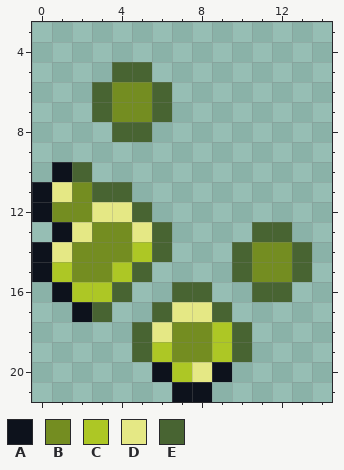
Pixel-art sprite: lootplot.juice/assets/slot_visuals/sticky_slot_visual_final.png. The picture above was drawn from the file before the commit.
The file is 22x22 pixels. Shown: x 0..14, y 3..21.
Palette (. is transparent): A #0d121c  B #748d21  C #adc725  D #e5e885  E #486432
Pixels before, first column x 0:
 5 ....EE........
 6 ...EBBE.......
 7 ...EBBE.......
 8 ....EE........
 9 ..............
10 .AE...........
11 ADBEE.........
12 ABBDDE........
13 .ADBBDE....EE.
14 ADBBBCE...EBBE
15 ACBBCE....EBBE
16 .ACCE..EE..EE.
17 ..AE..EDDE....
18 .....EDBBCE...
19 .....ECBBCE...
20 ......ACDA....
21 .......AA.....
And afterwards:
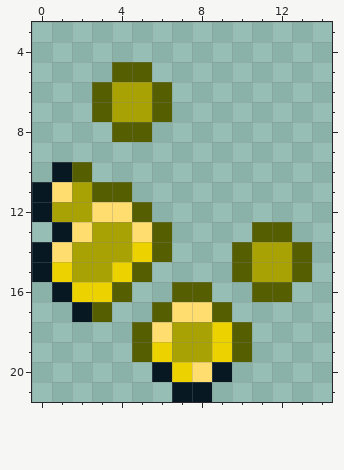
Message: Created sticky potion, made sticky visuals better
What changed:
colour A: #0d121c -> #071822
colour B: #748d21 -> #a9a205
colour C: #adc725 -> #ecd300
colour D: #e5e885 -> #ffdd6e
colour E: #486432 -> #555f02
Where, in picture pixels (left, top, right, bottom), the same in both pictures:
changed: (32, 62, 312, 402)
